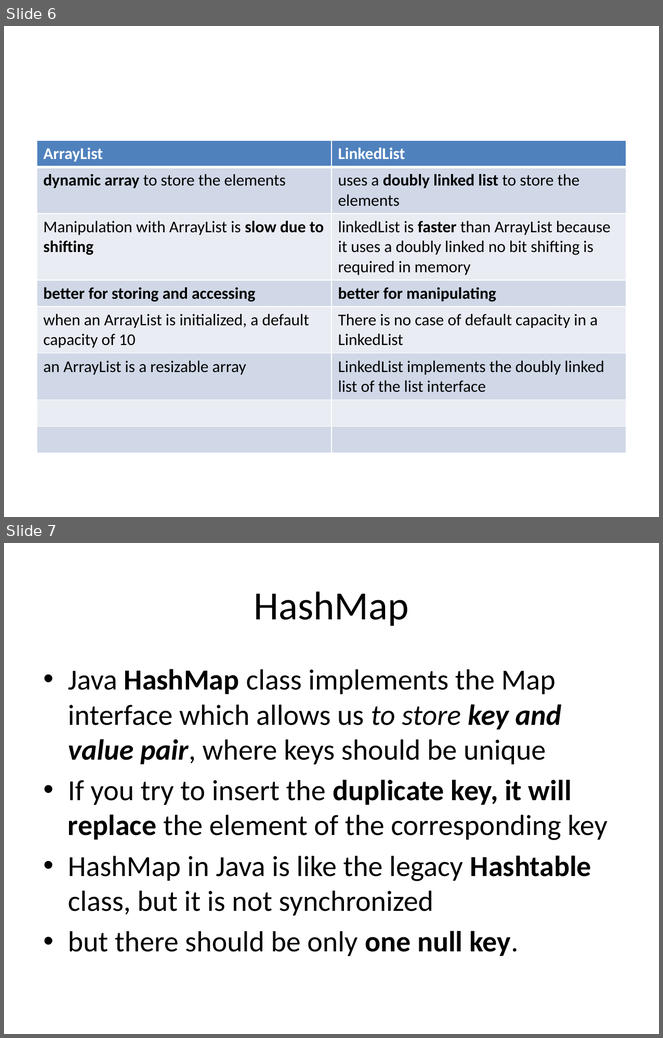
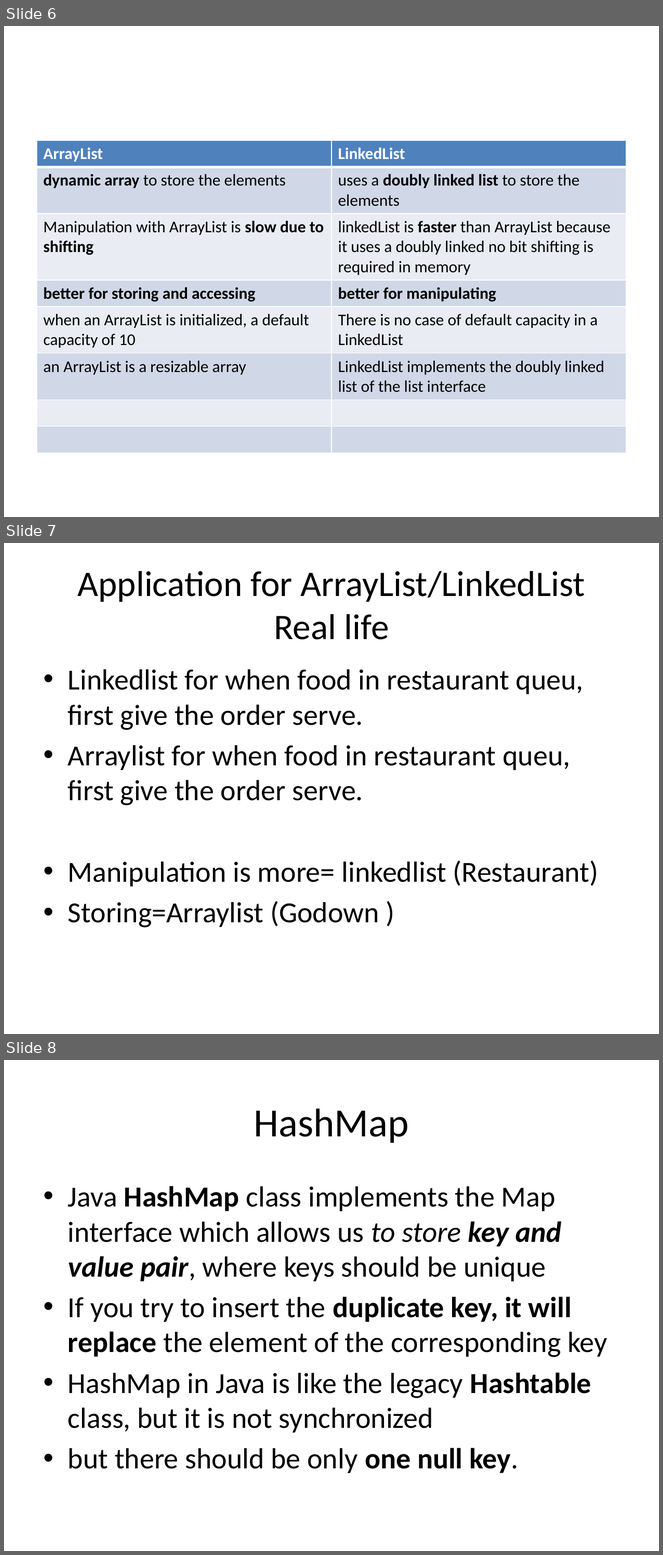
Before and after one commit to BesantJ2ee/JavaCourse, a slide deck: Chapter_6/Collection.pptx. Shown one above the other, each under a label of ours: slides 6 and 7 before the commit, slides 6, 7 and 8 after it. The pictures are 663x1038 and 663x1555 pixels, drawn with LibreOffice and Linux fonts; fonts in the diff are those of the drawing. Boxes give left, top, right and bottom in pixels: in the first picture for what was removed or moved away, otherwise in the second. Text is boxed around its words. In the diff, an @@ line names an element or a change of style, - is before the commit and + after.

```diff
--- a/Chapter_6/Collection.pptx
+++ b/Chapter_6/Collection.pptx
@@ slide 7 added at box(4, 543, 659, 1034), background #FFFFFF @@
@@ title added at box(77, 571, 585, 640), 39.6 pt, text #000000 @@
+Application for ArrayList/LinkedList Real life
@@ text added at box(68, 669, 599, 928), 32 pt, text #000000 @@
+• Linkedlist for when food in restaurant queu, first give the order serve.
+• Arraylist for when food in restaurant queu, first give the order serve.
+• Manipulation is more= linkedlist (Restaurant)
+• Storing=Arraylist (Godown )
@@ what was slide 7 is now slide 8 @@
```
Also in this commit, not shown: 2 slides changed, 4 other files.
